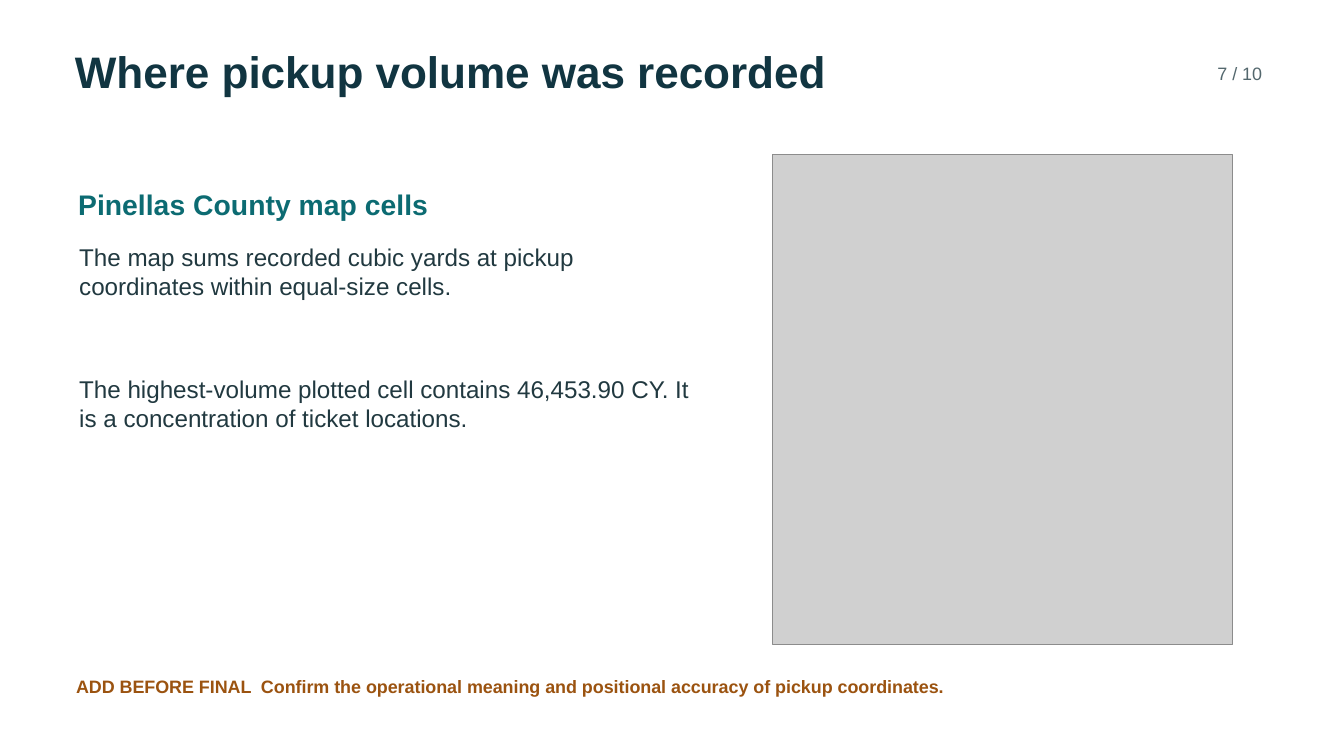
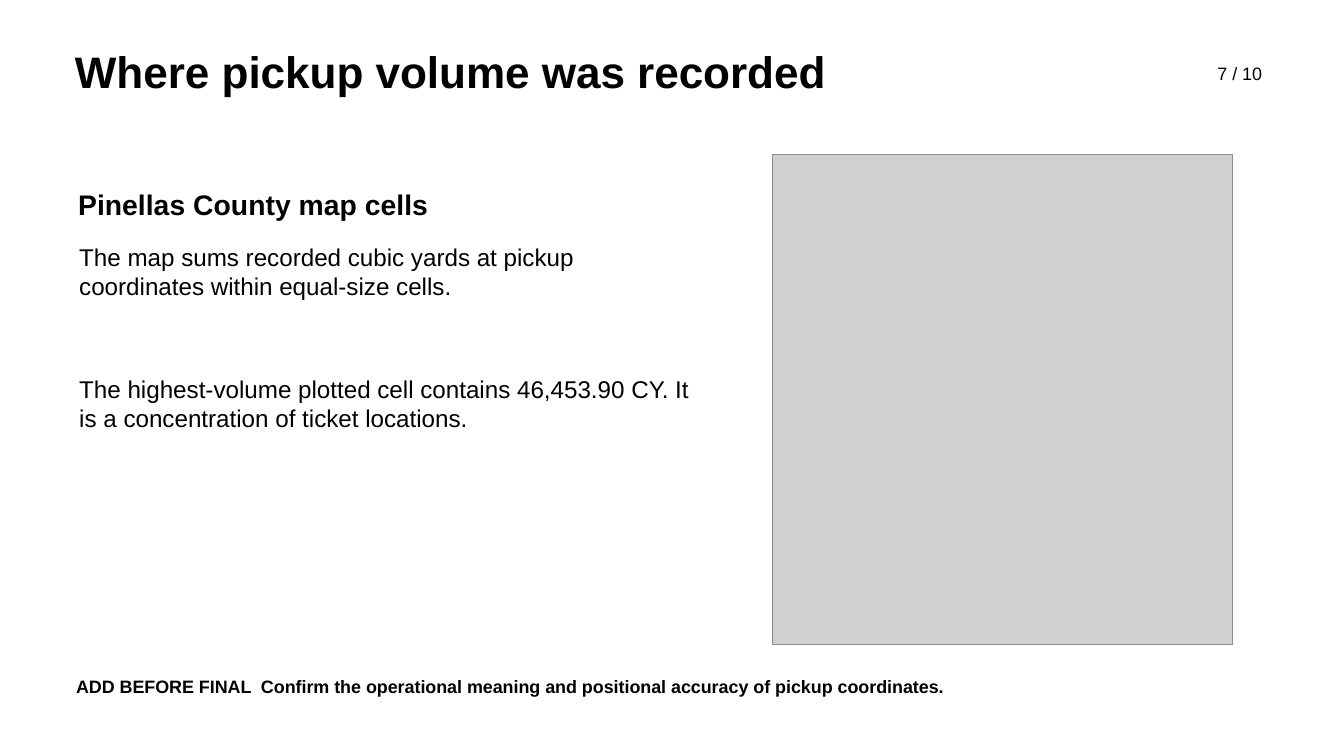
Before and after one commit to m-ark-han/Ticket-Data-Visualizations, a slide deck: slide 7 of presentation/DebrisInsight_full_draft.pptx. Drawn at 1344x756 pixels with LibreOffice and Linux fonts; fonts in the diff are those of the drawing; grey boxes stand for pictures. Boxes give left, top, right and bottom in pixels: in the first picture for what was removed or moved away, otherwise in the second. Text is boxed around its words. In the diff, an @@ line names an element or a change of style, - is before the commit and + after.

Commit message:
Switch presentation draft to black text

```diff
--- a/presentation/DebrisInsight_full_draft.pptx
+++ b/presentation/DebrisInsight_full_draft.pptx
@@ text "Where pickup volume was recorded" at (75, 56, 825, 97): text colour #113541 to #000000 @@
@@ text "7 / 10" at (1217, 67, 1262, 80): text colour #53676D to #000000 @@
@@ text "Pinellas County map cells" at (78, 194, 428, 221): text colour #0C6B72 to #000000 @@
@@ text "The map sums recorded cubic ..." at (79, 248, 574, 300): text colour #213940 to #000000 @@
@@ text "The highest-volume plotted cell contains ..." at (79, 380, 688, 428): text colour #213940 to #000000 @@
@@ text "ADD BEFORE FINAL Confirm the ..." at (76, 680, 944, 697): text colour #9B5310 to #000000 @@
```
Also in this commit, not shown: 9 other slides changed.
